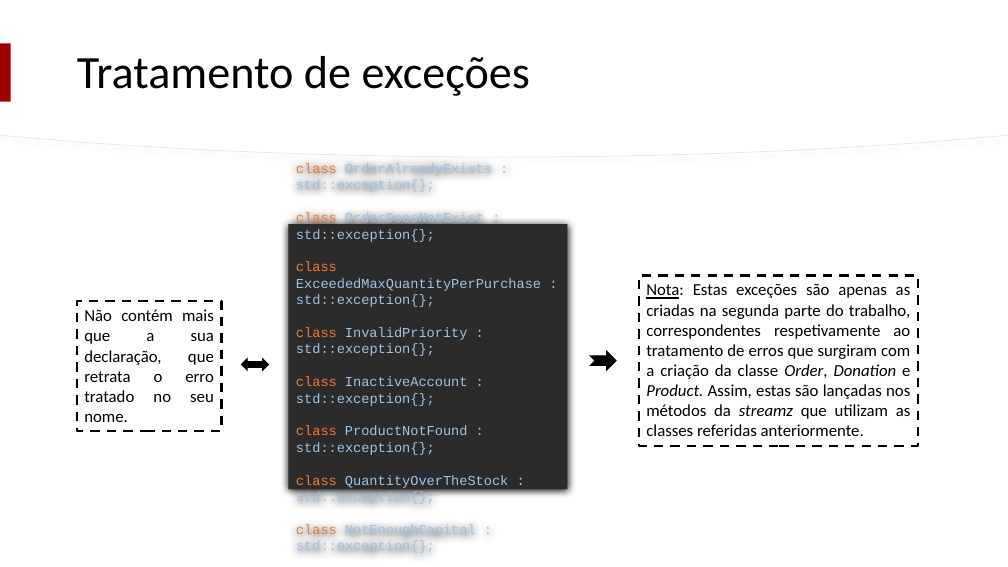
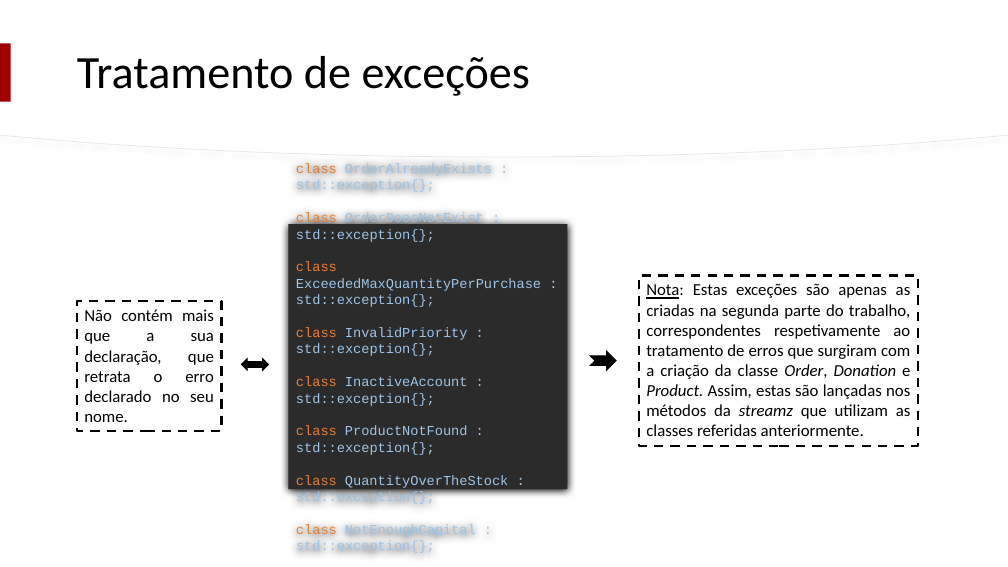
Before and after one commit to lucascalvet/2020_21_AEDA_StreamZ, a slide deck: slide 5 of StreamZ_presentation (part 2).pptx. Drawn at 1008x567 pixels with LibreOffice and Linux fonts; fonts in the diff are those of the drawing. Boxes give left, top, right and bottom in pixels: in the first picture for what was removed or moved away, otherwise in the second. Text is boxed around its words. In the diff, an @@ line names an element or a change of style, - is before the commit and + after.

```diff
--- a/StreamZ_presentation (part 2).pptx
+++ b/StreamZ_presentation (part 2).pptx
@@ text in rectangle at bbox=[84, 309, 214, 422]: text changed @@
-Não contém mais que a sua declaração, que retrata o erro tratado no seu nome.
+Não contém mais que a sua declaração, que retrata o erro declarado no seu nome.
```
Also in this commit, not shown: 6 other slides changed, 6 other files.
